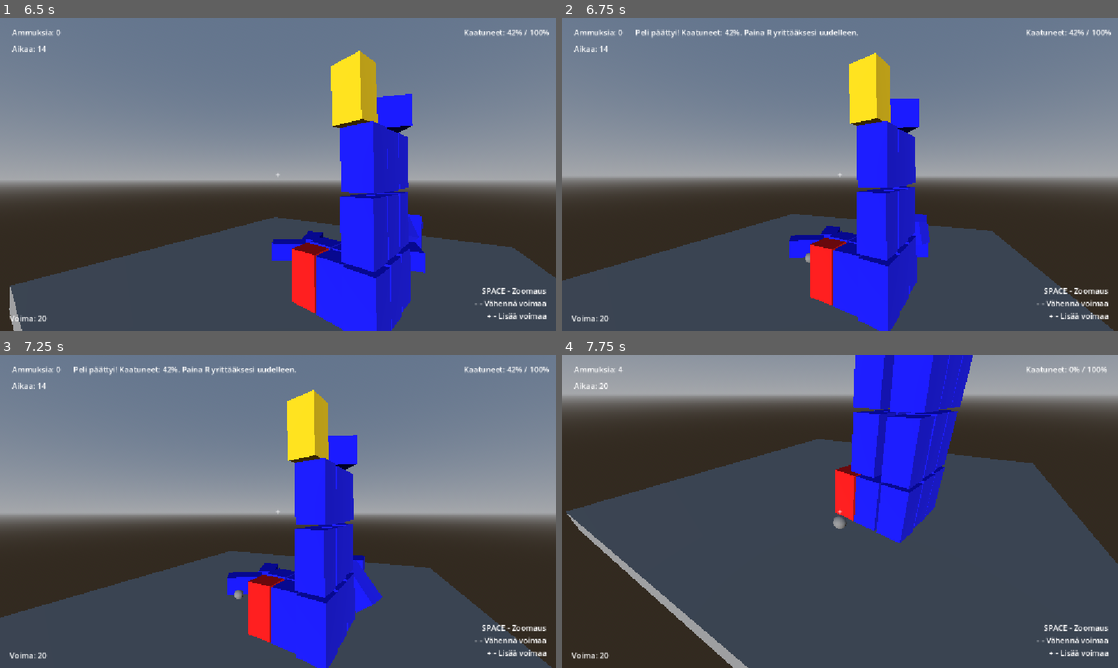
Above: before the commit, frames 1-4 (two rows, left to right).
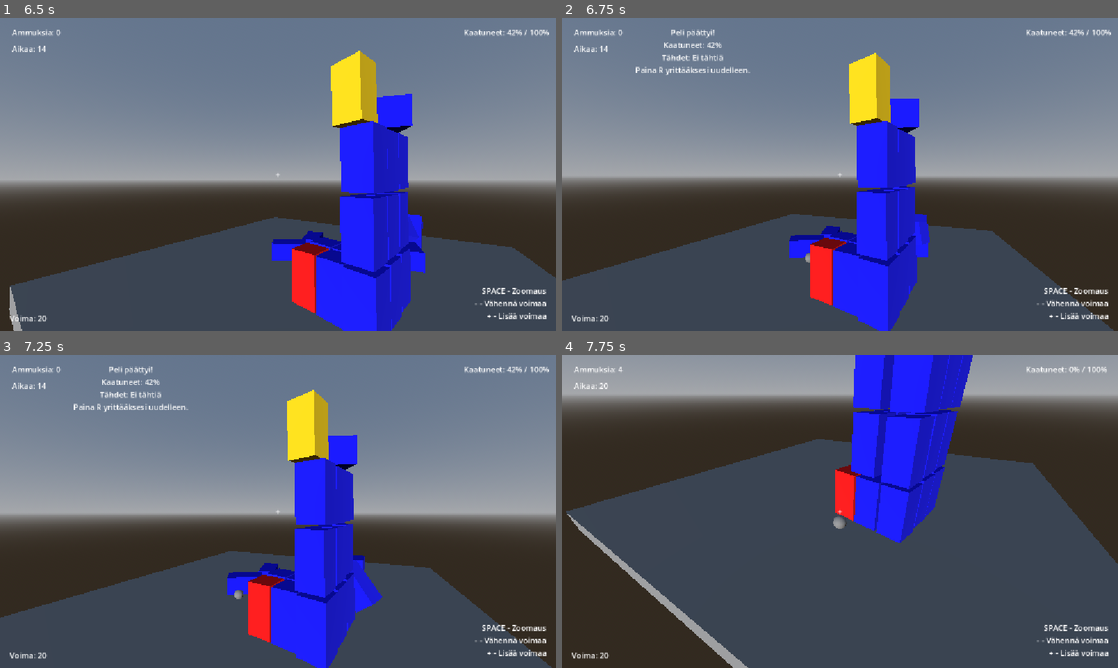
Above: after the commit, the same moments.

Repository: santtu-kumpulainen/3d-fysiikkapeli
Game: Godot game, scene res://scenes/root.tscn
Same seed, same stepped clock (60 frames per second), same inputs: the game is played once before the commit and once after it.
Inputs (mouse positions are in pixels of both pictures, inside the frame that each line leads up to):
- Up to frame 1 (6.5 s): tap Enter at 0.5 s; move the mouse to (305, 174) at 0.52 s; tap R every 0.75 s from 0.6 to 5.85 s; click (305, 174) at 0.67 s; tap Space at 0.77, 1.52, 3.02, 3.77, 4.52, 6.02 s; move the mouse to (250, 174) at 1.27 s; click (250, 174) at 1.42 s; move the mouse to (289, 168) at 2.02 s; click (289, 168) at 2.17 s; move the mouse to (272, 180) at 2.77 s; click (272, 180) at 2.92 s; move the mouse to (316, 177) at 3.52 s; click (316, 177) at 3.67 s; move the mouse to (233, 171) at 4.27 s; click (233, 171) at 4.42 s; move the mouse to (283, 174) at 5.02 s; click (283, 174) at 5.17 s; move the mouse to (255, 168) at 5.77 s; click (255, 168) at 5.92 s
- Up to frame 2 (6.75 s): move the mouse to (867, 174) at 6.52 s; tap R at 6.6 s; click (867, 174) at 6.67 s
- Up to frame 3 (7.25 s): tap Space at 6.77 s
- Up to frame 4 (7.75 s): move the mouse to (728, 527) at 7.27 s; tap R at 7.35 s; click (728, 527) at 7.42 s; tap Space at 7.52 s

Frame 1 is identical in both runs. In frame 2, 0.9% of the frame differs, in the area x 13-54%, y 3-19%; in frame 3, 0.9%; in frame 4, nothing differs.

Commit message:
Add star rating based on fallen boxes

Diff:
--- a/3d_fysiikkapeli/scenes/root.gd
+++ b/3d_fysiikkapeli/scenes/root.gd
@@ -183,6 +183,17 @@
 	score_label.text = "Kaatuneet: %d%% / 100%%" % percentage
 
 
+func get_star_rating(percentage: int) -> String:
+	if percentage >= 100:
+		return "★★★"
+	elif percentage >= 90:
+		return "★★"
+	elif percentage >= 80:
+		return "★"
+	else:
+		return "Ei tähtiä"
+
+
 
 func _process(delta: float) -> void:
 	if game_over:
@@ -210,19 +221,30 @@
 
 
 
+
 func end_game(won: bool) -> void:
 	if game_over:
 		return
 
 	game_over = true
 
+	var percentage := get_fallen_percentage()
+	var stars := get_star_rating(percentage)
+
 	if won:
-		victory_label.text = "Voitit! Kaikki laatikot kaatuivat. Paina R pelataksesi uudelleen."
+		victory_label.text = "Voitit!\nKaatuneet: %d%%\nTähdet: %s\nPaina R pelataksesi uudelleen." % [
+			percentage,
+			stars
+		]
 	else:
-		victory_label.text = "Peli päättyi! Kaatuneet: %d%%. Paina R yrittääksesi uudelleen." % get_fallen_percentage()
+		victory_label.text = "Peli päättyi!\nKaatuneet: %d%%\nTähdet: %s\nPaina R yrittääksesi uudelleen." % [
+			percentage,
+			stars
+		]
 
 	victory_label.visible = true
 	Input.mouse_mode = Input.MOUSE_MODE_VISIBLE
+
 
 
 func _on_box_toppled(block: RigidBody3D) -> void:
